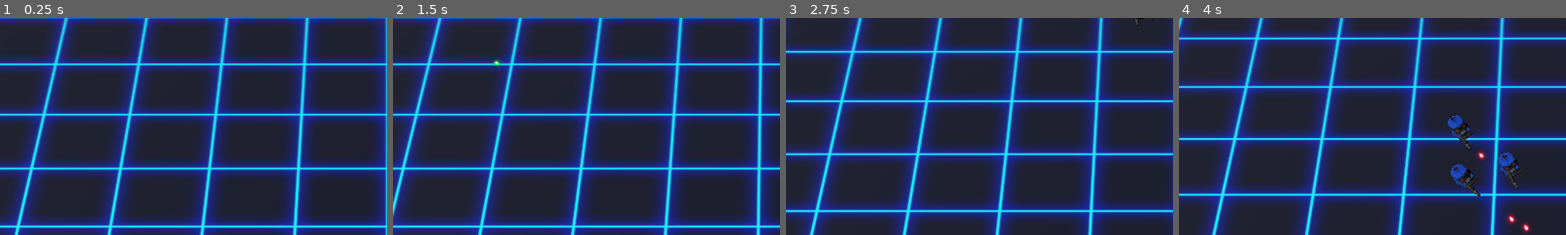
Above: before the commit, frames 1-4 (left to right).
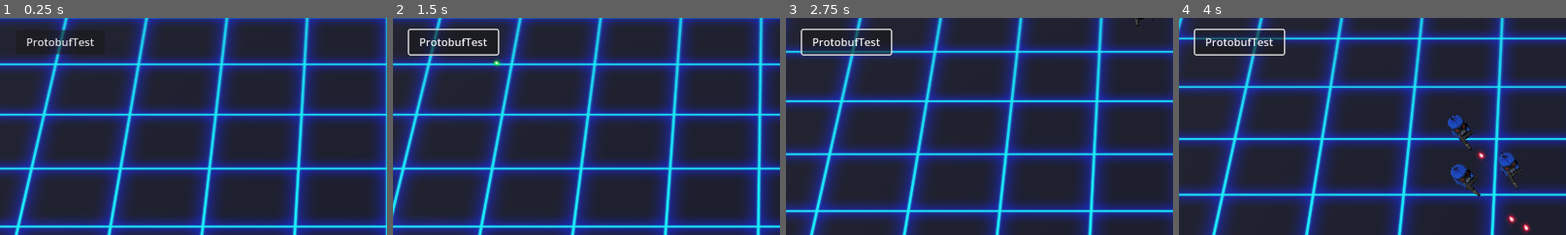
Above: after the commit, the same moments.

Repository: DarkAngelZT/Shooter-DPPO
Game: Godot game, scene res://scene/main_scene.tscn
Two runs of this game, one before a commit and one after it. Both use one fixed random seed, a clock stepped at 60 frames per second and the inputs below.
Inputs (mouse positions are % of the whole screen's width and height, from its top left):
- Up to frame 1 (0.25 s): no input
- Up to frame 2 (1.5 s): click (8, 6) at 0.5 s, where only the run after the commit has a clickable "ProtobufTest"; tap Enter at 1.25 s; move the mouse to (72, 45) at 1.27 s; press the mouse at (72, 45) at 1.28 s; hold D (move_right) from 1.28 s (still down)
- Up to frame 3 (2.75 s): move the mouse to (30, 55) at 2.02 s; release D (move_right) at 2.03 s; release the mouse at (30, 55) at 2.03 s; hold S (move_back) from 2.03 s (still down); tap Mouse wheel down (zoom_in) at 2.1 s
- Up to frame 4 (4 s): move the mouse to (60, 28) at 2.77 s; release S (move_back) at 2.78 s; hold D (move_right) 2.78-3.53 s; tap Mouse wheel up (zoom_out) at 2.85 s; move the mouse to (45, 70) at 3.52 s; hold W (move_forward) from 3.53 s (still down); tap Z at 3.6 s
The pictures show only the part of the screen within x 0-50%, y 0-50%; the shares and areas given below are measured in that part.

The runs differ from the first frame. In frame 1, 0.9% of the frame differs, in the area x 7-25%, y 5-17%; in frame 2, 1.4%; in frame 3, 2.1%; in frame 4, 2.3%, in the area x 3-28%, y 4-18%.

Commit message:
network node

Diff:
--- a/assets/nodes/player.tscn
+++ b/assets/nodes/player.tscn
@@ -22,17 +22,17 @@
 transform = Transform3D(-1, 0, -8.74228e-08, 0, 1, 0, 8.74228e-08, 0, -1, 0, 0, 0)
 
 [node name="Skeleton3D" parent="GDbotSkin/gdbot/Armature" index="0"]
-bones/2/position = Vector3(-0.00544111, 4.75677e-10, 0.525791)
-bones/2/rotation = Quaternion(-0.0345709, 0.706567, 0.70626, -0.0276606)
-bones/3/rotation = Quaternion(1, -1.90022e-10, -7.73607e-08, 7.48823e-12)
-bones/4/rotation = Quaternion(-0.208271, -0.112423, -0.0727769, 0.968859)
-bones/5/rotation = Quaternion(0.282438, 4.82414e-08, -7.98993e-08, 0.959286)
-bones/7/rotation = Quaternion(-0.04743, 0.233022, 0.0975044, 0.966408)
-bones/8/rotation = Quaternion(0.198423, -3.42144e-08, 6.39747e-08, 0.980116)
-bones/10/rotation = Quaternion(-0.5072, -0.511523, -0.474529, 0.505881)
-bones/11/rotation = Quaternion(-6.74028e-09, 2.22092e-08, -0.210063, 0.977688)
+bones/2/position = Vector3(-0.00766957, 6.70495e-10, 0.521392)
+bones/2/rotation = Quaternion(-0.052915, 0.705839, 0.705123, -0.042346)
+bones/3/rotation = Quaternion(1, 1.84486e-10, -7.4061e-08, 4.72032e-12)
+bones/4/rotation = Quaternion(-0.244398, -0.0857997, -0.0695864, 0.963362)
+bones/5/rotation = Quaternion(0.323778, 7.7773e-08, -8.01611e-08, 0.946133)
+bones/7/rotation = Quaternion(-0.0538657, 0.257686, 0.106533, 0.958826)
+bones/8/rotation = Quaternion(0.226835, -7.09255e-08, 7.33286e-08, 0.973933)
+bones/10/rotation = Quaternion(-0.493853, -0.532255, -0.479047, 0.493282)
+bones/11/rotation = Quaternion(-7.69285e-09, 2.19195e-08, -0.238554, 0.971129)
 bones/13/rotation = Quaternion(0.0819346, 1.62373e-07, 6.18589e-09, 0.996638)
-bones/14/rotation = Quaternion(-0.0819166, -0.0017174, -0.0208901, 0.996419)
+bones/14/rotation = Quaternion(-0.0819313, -0.000732557, -0.00891073, 0.996598)
 bones/16/rotation = Quaternion(-0.362118, -0.311101, -0.735239, -0.481156)
 bones/17/rotation = Quaternion(-0.0469922, -0.00499917, -0.077987, 0.995834)
 bones/19/rotation = Quaternion(-0.391114, -0.0079801, -0.00129221, 0.920307)
@@ -45,11 +45,11 @@
 bones/26/rotation = Quaternion(-0.277506, -2.58292e-09, -9.82245e-08, 0.960724)
 bones/27/rotation = Quaternion(-0.293954, 0.794438, -0.105766, 0.520838)
 bones/28/rotation = Quaternion(-0.277506, -3.63708e-07, -5.31396e-07, 0.960724)
-bones/29/rotation = Quaternion(-0.699732, -0.21442, -0.639857, 0.234485)
-bones/30/rotation = Quaternion(-1.75818e-08, 8.73362e-09, -0.392256, 0.919856)
-bones/32/rotation = Quaternion(-0.0199051, 0.0399696, -0.445342, 0.894247)
-bones/33/rotation = Quaternion(-0.533188, 0.470898, 0.459149, 0.532117)
-bones/34/rotation = Quaternion(6.36639e-11, 5.12601e-09, 0.00175514, 0.999999)
+bones/29/rotation = Quaternion(-0.708143, -0.217816, -0.624581, 0.246959)
+bones/30/rotation = Quaternion(-1.84178e-08, 2.05485e-08, -0.380444, 0.924804)
+bones/32/rotation = Quaternion(-0.0272089, 0.0563525, -0.433974, 0.898749)
+bones/33/rotation = Quaternion(-0.549695, 0.455144, 0.437014, 0.547447)
+bones/34/rotation = Quaternion(-8.74221e-11, 5.52053e-09, 0.00175574, 0.999999)
 bones/37/rotation = Quaternion(-0.646856, -0.0339925, 0.761831, 0.00599861)
 bones/38/rotation = Quaternion(0.126977, -0.010998, 0.77186, 0.622887)
 bones/40/rotation = Quaternion(-0.391114, 0.00798011, 0.00129221, 0.920307)
@@ -62,15 +62,15 @@
 bones/47/rotation = Quaternion(-0.277506, -2.36655e-08, 1.00422e-07, 0.960724)
 bones/48/rotation = Quaternion(-0.293954, -0.794438, 0.105766, 0.520838)
 bones/49/rotation = Quaternion(-0.277506, 3.69605e-07, 5.06519e-07, 0.960724)
-bones/50/rotation = Quaternion(-0.654941, 0.229761, 0.685634, 0.219475)
-bones/51/rotation = Quaternion(-6.8079e-09, 2.19525e-08, 0.436117, 0.89989)
-bones/53/rotation = Quaternion(0.0102038, 0.0204895, 0.445669, 0.894905)
+bones/50/rotation = Quaternion(-0.639852, 0.242158, 0.694375, 0.223141)
+bones/51/rotation = Quaternion(-7.07911e-09, 2.08744e-08, 0.447606, 0.894231)
+bones/53/rotation = Quaternion(0.0177535, 0.0367704, 0.434464, 0.899763)
 bones/54/rotation = Quaternion(0, 0, 0.147009, 0.989135)
 bones/58/rotation = Quaternion(0, 0, -0.15168, 0.98843)
-bones/59/position = Vector3(-6.12445e-08, 2.4956e-08, 2.42518e-07)
+bones/59/position = Vector3(-8.82497e-06, 5.47633e-06, 4.19533e-05)
 
 [node name="BoneAttachment3D" parent="GDbotSkin/gdbot/Armature/Skeleton3D" index="1"]
-transform = Transform3D(-0.136538, 0.0985246, -0.985723, -0.974618, 0.164847, 0.151477, 0.177418, 0.981386, 0.0735158, -0.175222, 0.607336, 0.00706367)
+transform = Transform3D(-0.133167, 0.145169, -0.980404, -0.974021, 0.163648, 0.156531, 0.183165, 0.975779, 0.119605, -0.172038, 0.603867, 0.0155424)
 
 [node name="gun" parent="GDbotSkin/gdbot/Armature/Skeleton3D/BoneAttachment3D" index="0"]
 transform = Transform3D(-0.000458419, -0.00193781, 0.000186421, 0.000108882, 0.000165699, 0.00199015, -0.00194371, 0.00046631, 6.7516e-05, -0.00420558, 0.51087, -0.0439621)
--- a/scene/main_scene.tscn
+++ b/scene/main_scene.tscn
@@ -10,6 +10,8 @@
 [ext_resource type="Script" path="res://scripts/camera/FollowCamera.gd" id="8_dl3fe"]
 
 [node name="SceneRoot" type="Node3D"]
+
+[node name="NetWorkManager" type="Node" parent="."]
 
 [node name="GameManager" type="Node" parent="." node_paths=PackedStringArray("TraningRoot", "ArenaRoot", "root", "train_camera", "game_camera")]
 process_mode = 3
@@ -51,3 +53,16 @@
 
 [node name="Camera3D" type="Camera3D" parent="FollowCamera"]
 transform = Transform3D(1, 0, 0, 0, 0.173648, 0.984808, 0, -0.984808, 0.173648, 0, 0, 1.475)
+
+[node name="NetTestButton" type="Button" parent="."]
+anchors_preset = -1
+anchor_left = 0.021
+anchor_top = 0.028
+anchor_right = 0.135
+anchor_bottom = 0.083
+offset_left = -0.192001
+offset_top = -0.144001
+offset_right = 0.479996
+offset_bottom = 0.215996
+text = "ProtobufTest
+"
